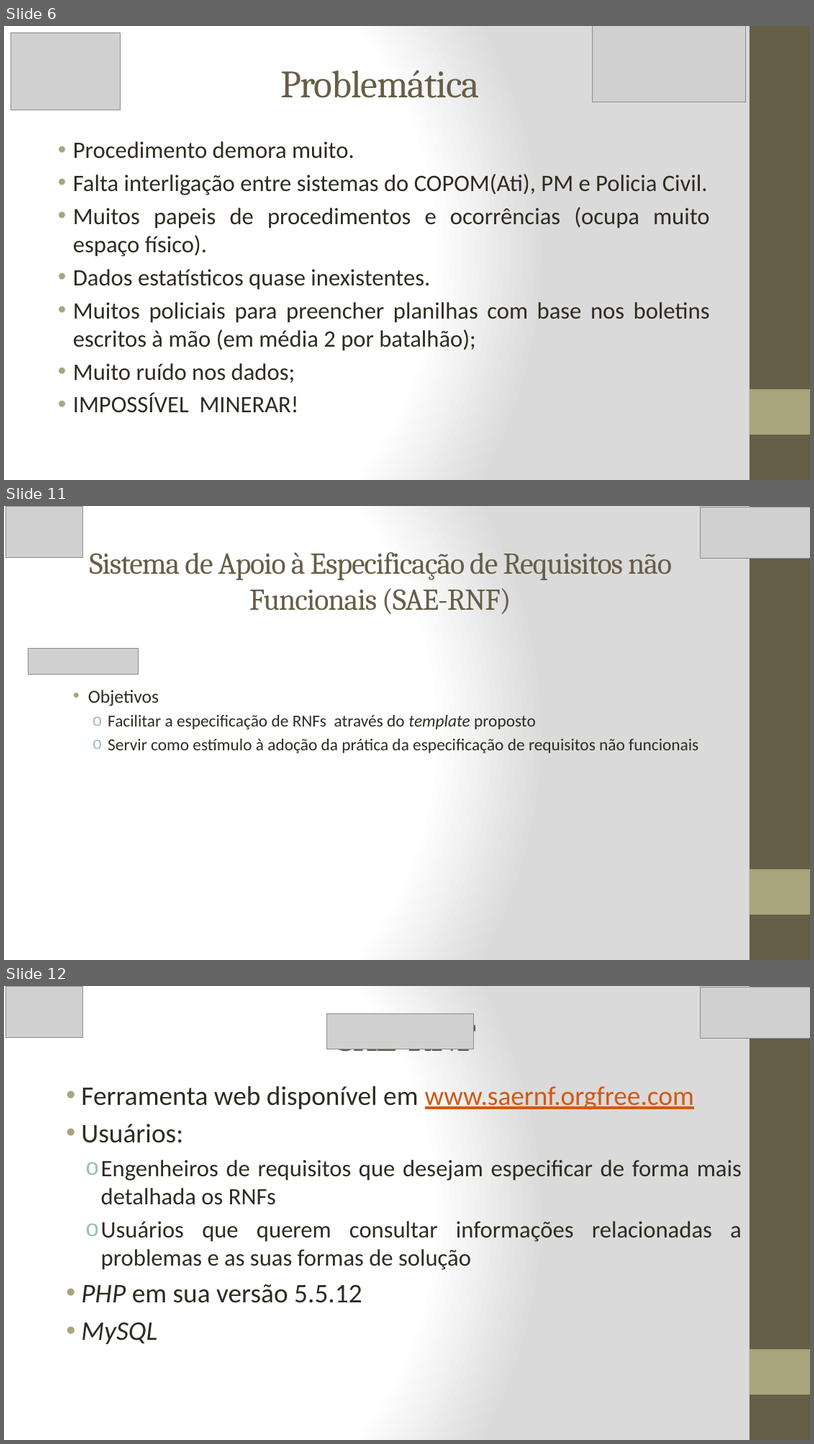
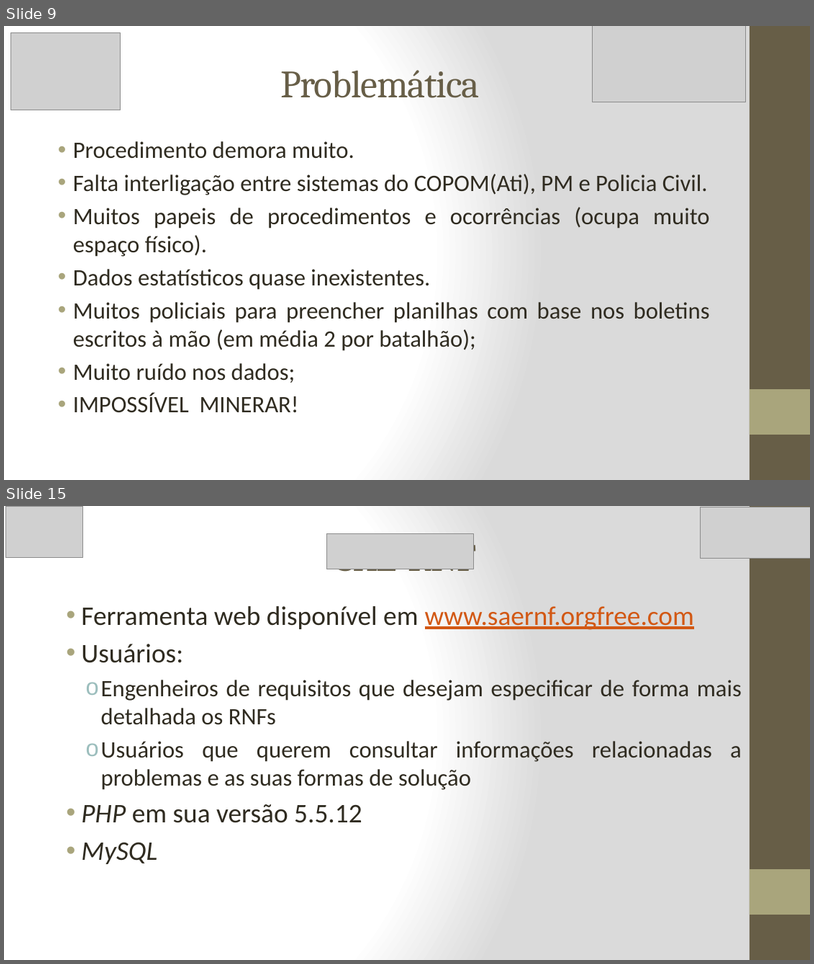
Before and after one commit to marlonscastro/estagiotcc, a slide deck: Apresentação_PPT.pptx. Shown one above the other, each under a label of ours: slides 6, 11 and 12 before the commit, slides 9 and 15 after it; the slides between them are not shown. The pictures are 814x1444 and 814x964 pixels, drawn with LibreOffice and Linux fonts; fonts in the diff are those of the drawing; grey boxes stand for pictures. Boxes give left, top, right and bottom in pixels: in the first picture for what was removed or moved away, otherwise in the second. Text is boxed around its words. In the diff, an @@ line names an element or a change of style, - is before the commit and + after.

```diff
--- a/Apresentação_PPT.pptx
+++ b/Apresentação_PPT.pptx
@@ slide 11 removed at <box>4,506,810,960</box>, background gradient #FFFFFF to #DADADA; not listed: 2 template elements that a slide beside it also shows @@
@@ picture removed at <box>6,506,83,557</box> @@
@@ picture removed at <box>701,507,810,559</box> @@
@@ title removed at <box>90,552,672,614</box> @@
-Sistema de Apoio à Especificação de Requisitos não Funcionais (SAE-RNF)
@@ picture removed at <box>28,648,139,674</box> @@
@@ text removed at <box>88,690,699,753</box> @@
-• Objetivos
-  o Facilitar a especificação de RNFs através do template proposto
-  o Servir como estímulo à adoção da prática da especificação de requisitos não funcionais
@@ what was slide 6 is now slide 9 @@
@@ what was slide 12 is now slide 15 @@
```
Also in this commit, not shown: 5 slides changed, 4 slides added.
